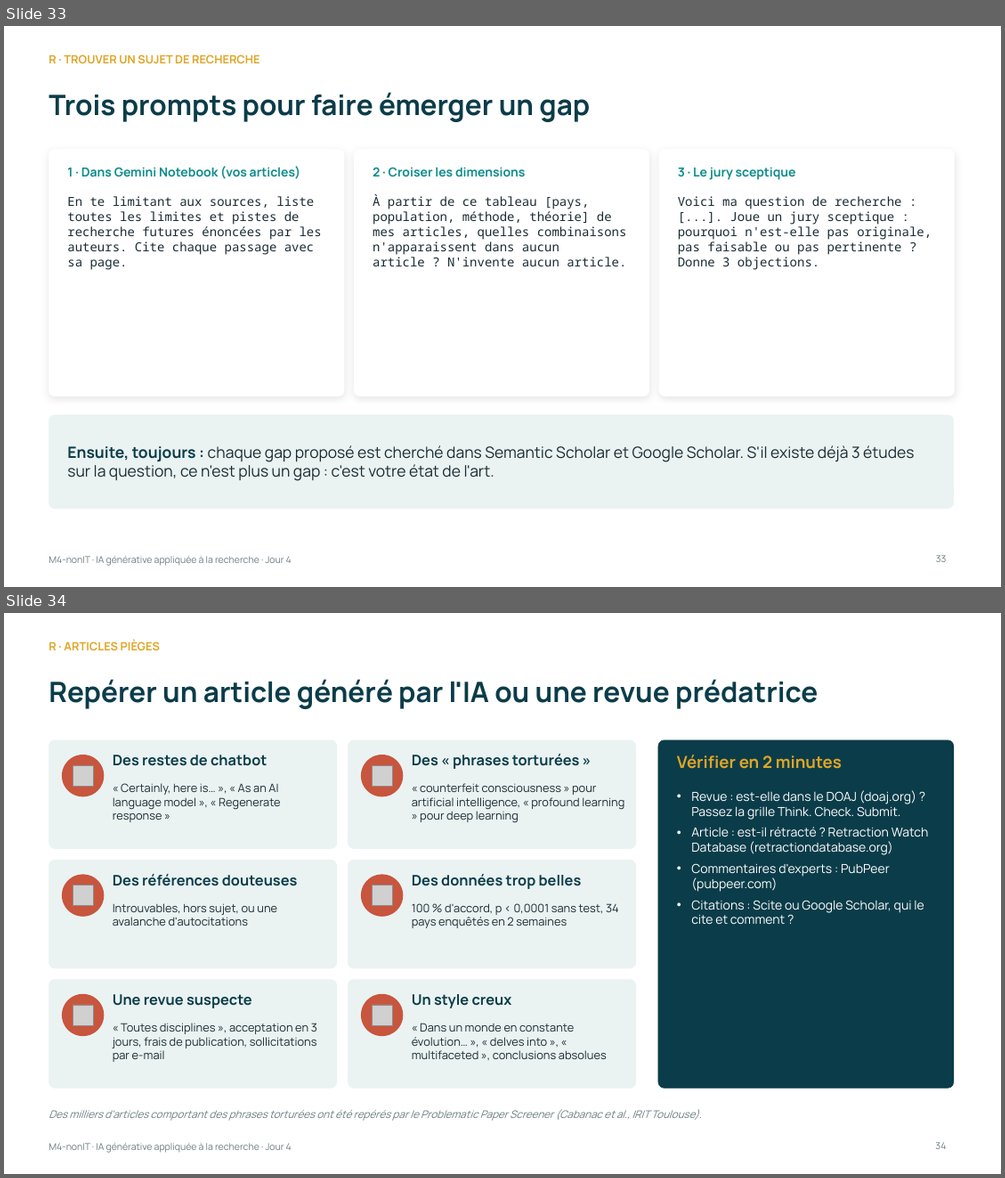
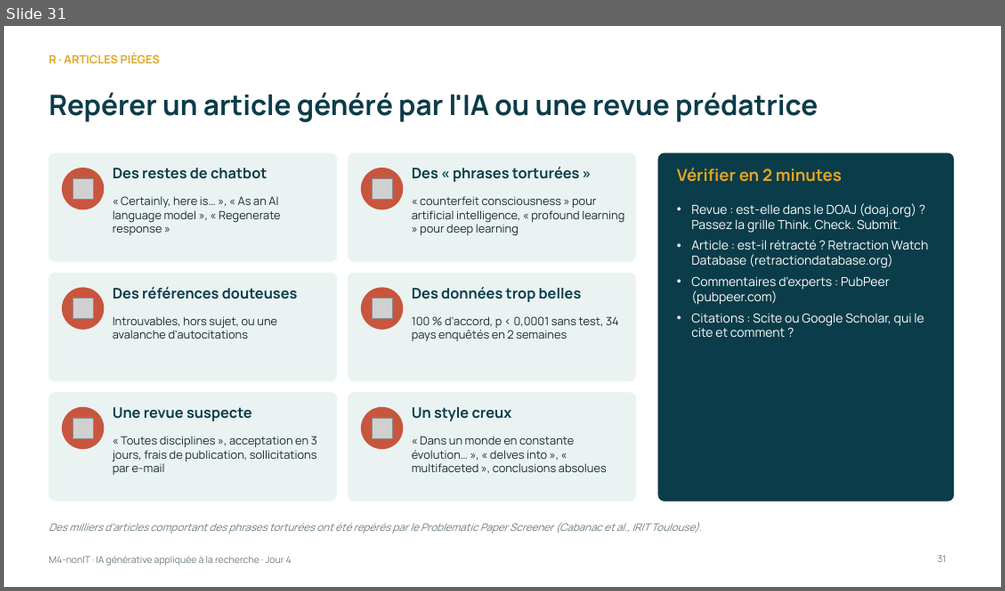
Before and after one commit to Amevi-isi/formation-chercheur-univ, a slide deck: module4_nonIT/M4-nonIT_IA_generative_appliquee.pptx. Shown one above the other, each under a label of ours: slides 33 and 34 before the commit, slide 31 after it. The pictures are 1005x1178 and 1005x591 pixels, drawn with LibreOffice and Linux fonts; fonts in the diff are those of the drawing; grey boxes stand for pictures. Boxes give left, top, right and bottom in pixels: in the first picture for what was removed or moved away, otherwise in the second. Text is boxed around its words. In the diff, an @@ line names an element or a change of style, - is before the commit and + after.

```diff
--- a/module4_nonIT/M4-nonIT_IA_generative_appliquee.pptx
+++ b/module4_nonIT/M4-nonIT_IA_generative_appliquee.pptx
@@ slide 33 removed at [4, 26, 1001, 587], background #FFFFFF; not listed: 1 template element that a slide beside it also shows @@
@@ text removed at [48, 54, 259, 63] @@
-R · TROUVER UN SUJET DE RECHERCHE
@@ title removed at [48, 92, 590, 122] @@
-Trois prompts pour faire émerger un gap
@@ rounded rectangle removed at [48, 150, 344, 396] @@
@@ rounded rectangle removed at [354, 150, 649, 396] @@
@@ rounded rectangle removed at [659, 150, 955, 396] @@
@@ text removed at [67, 166, 301, 179] @@
-1 · Dans Gemini Notebook (vos articles)
@@ text removed at [372, 167, 525, 177] @@
-2 · Croiser les dimensions
@@ text removed at [678, 167, 796, 180] @@
-3 · Le jury sceptique
@@ text removed at [67, 196, 322, 270] @@
-En te limitant aux sources, liste toutes les limites et pistes de recherche futures énoncées par les auteurs. Cite chaque passage avec sa page.
@@ text removed at [372, 194, 627, 266] @@
-À partir de ce tableau [pays, population, méthode, théorie] de mes articles, quelles combinaisons n'apparaissent dans aucun article ? N'invente aucun article.
@@ text removed at [678, 196, 931, 270] @@
-Voici ma question de recherche : [...]. Joue un jury sceptique : pourquoi n'est-elle pas originale, pas faisable ou pas pertinente ? Donne 3 objections.
@@ rounded rectangle removed at [48, 415, 954, 508] @@
@@ text removed at [67, 445, 914, 481] @@
-Ensuite, toujours : chaque gap proposé est cherché dans Semantic Scholar et Google Scholar. S'il existe déjà 3 études sur la question, ce n'est plus un gap : c'est votre état de l'art.
@@ page number removed at [936, 555, 947, 562] @@
-33
@@ what was slide 34 is now slide 31 @@
@@ page number at [938, 555, 947, 562]: text changed @@
-34
+31
```
Also in this commit, not shown: 5 slides changed, 5 slides added, 8 other slides removed, 9 other files.
